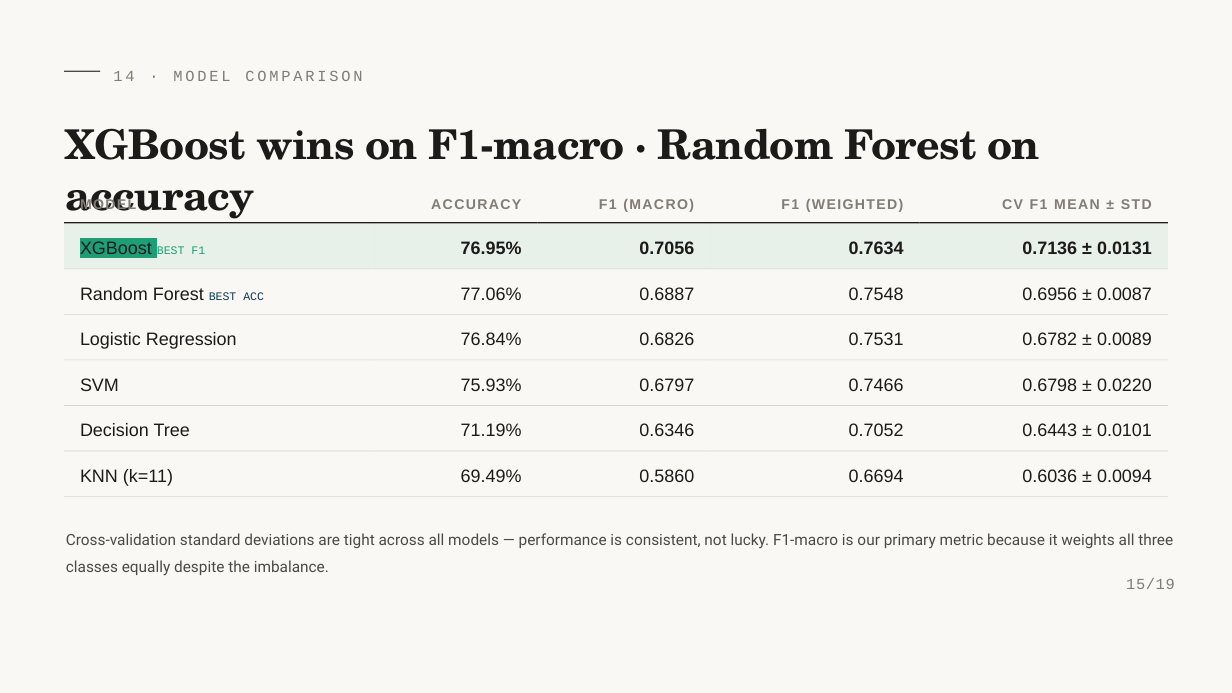
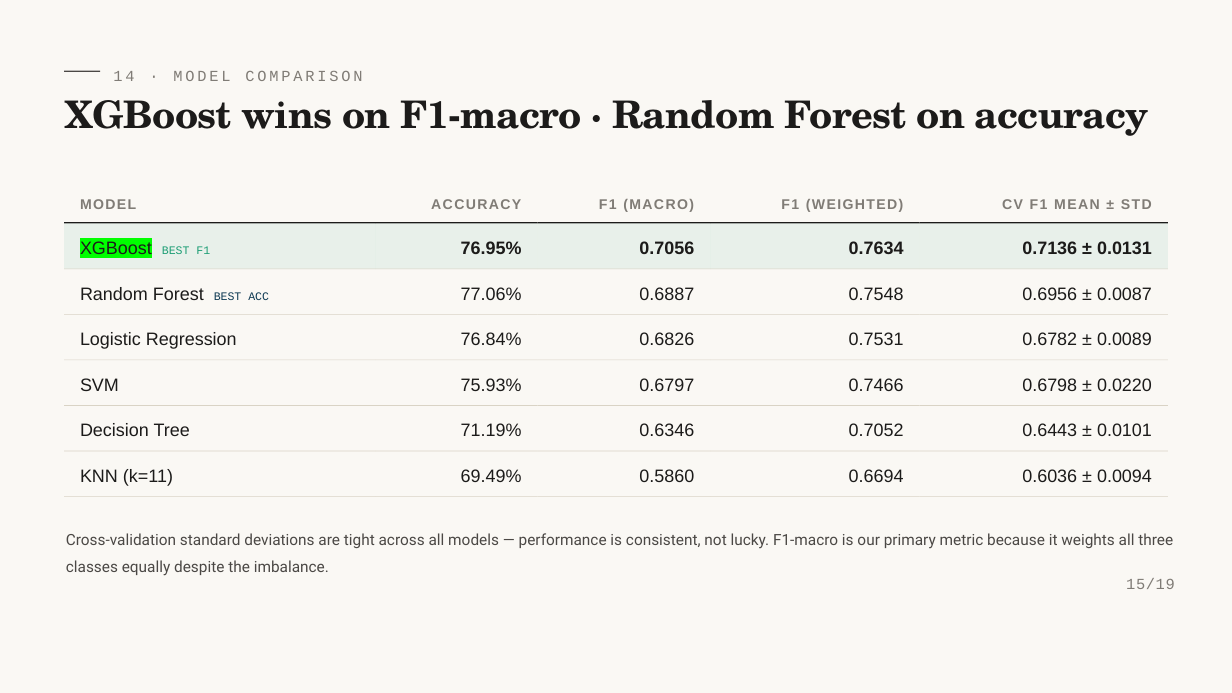
Before and after one commit to Lambert-Nguyen/cmpe255-student-dropout-prediction, a slide deck: slide 15 of presentation/Editable_CMPE255_Student_Dropout_Prediction_editable.pptx. Drawn at 1232x693 pixels with LibreOffice and Linux fonts; fonts in the diff are those of the drawing. Boxes give left, top, right and bottom in pixels: in the first picture for what was removed or moved away, otherwise in the second. Text is boxed around its words. In the diff, an @@ line names an element or a change of style, - is before the commit and + after.

```diff
--- a/presentation/Editable_CMPE255_Student_Dropout_Prediction_editable.pptx
+++ b/presentation/Editable_CMPE255_Student_Dropout_Prediction_editable.pptx
@@ text "XGBoost wins on F1-macro · ...": place and size @@
-text "XGBoost wins on F1-macro · ..." at [66,128,1040,224]
+text "XGBoost wins on F1-macro · ..." at [66,100,1149,136]
@@ text "XGBoost wins on F1-macro · ..." at [66,100,1149,136]: size 48 to 44.4 pt @@
@@ text "XGBoost BEST F1" at [80,241,210,254]: highlight #1D9E75 to #00FF00 in "XGBoost" @@
@@ text "Random Forest BEST ACC" rewrapped from [80,287,264,300] to [80,287,269,300] @@
```
Also in this commit, not shown: 8 other slides changed.
